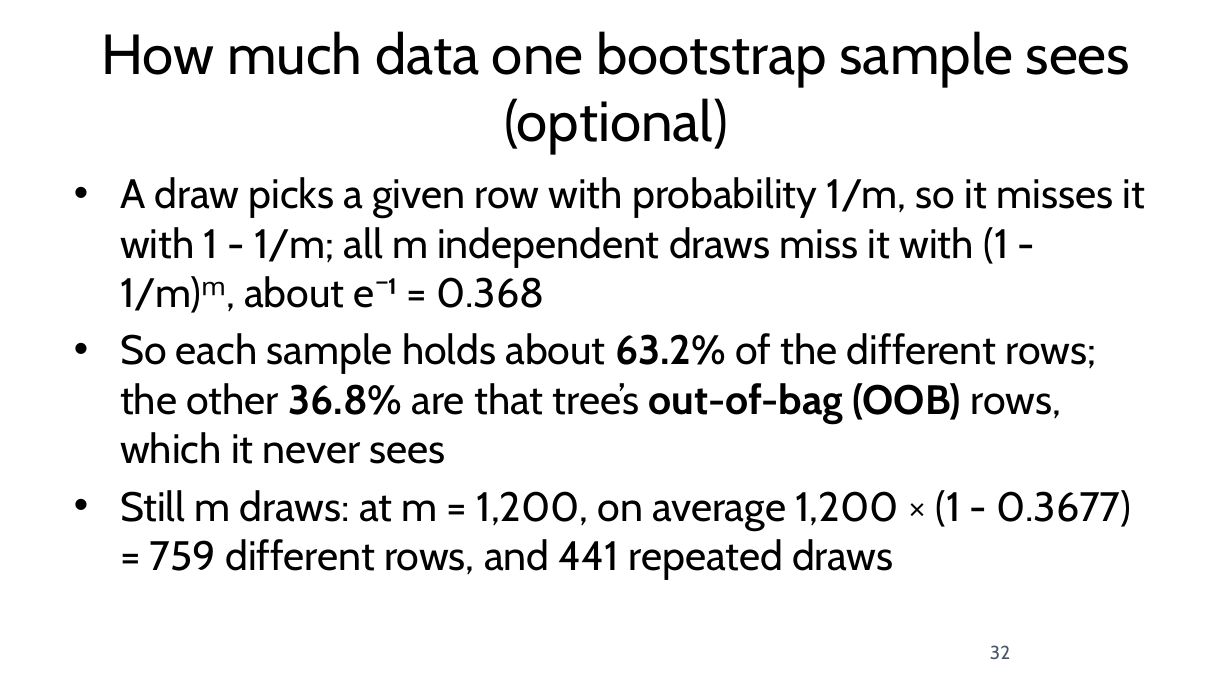
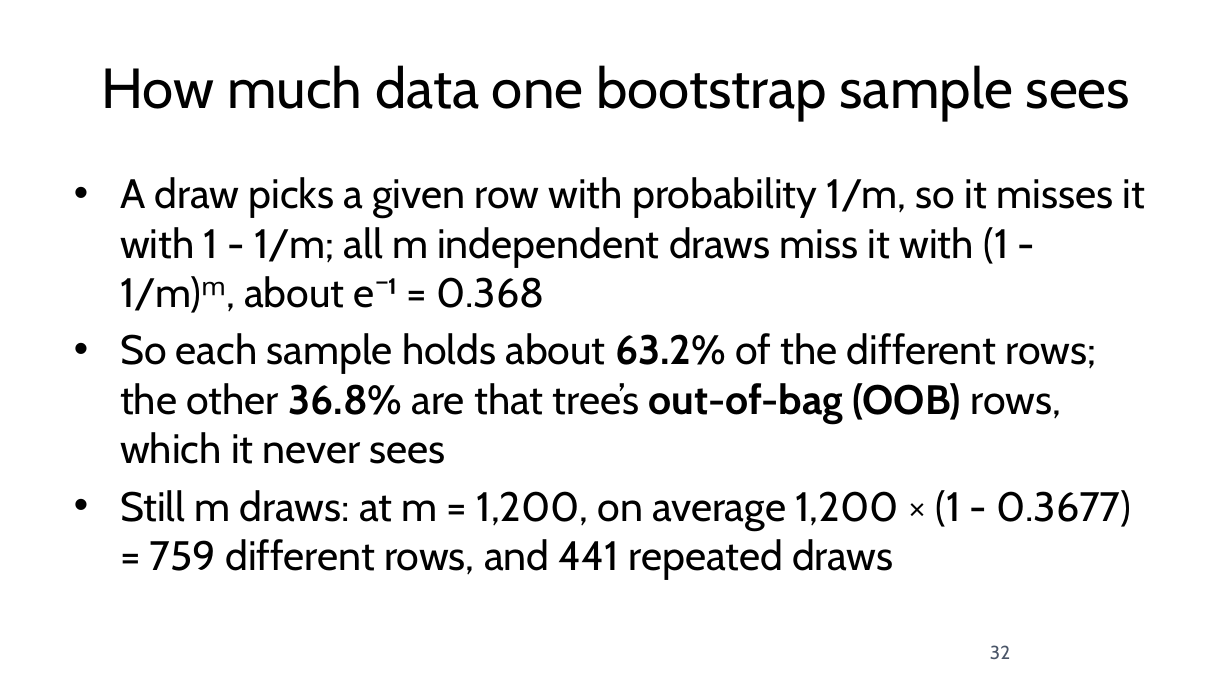
Before and after one commit to fabioantonini/technologies-for-artificial-intelligence, a slide deck: slide 32 of Lessons/07_trees_and_ensembles/Slides/trees_and_ensembles_slides.pptx. Drawn at 1232x693 pixels with LibreOffice and Linux fonts; fonts in the diff are those of the drawing; background and template pictures are left out. Boxes give left, top, right and bottom in pixels: in the first picture for what was removed or moved away, otherwise in the second. Text is boxed around its words. In the diff, an @@ line names an element or a change of style, - is before the commit and + after.

```diff
--- a/Lessons/07_trees_and_ensembles/Slides/trees_and_ensembles_slides.pptx
+++ b/Lessons/07_trees_and_ensembles/Slides/trees_and_ensembles_slides.pptx
@@ title at (102,65,1131,121): text changed @@
-How much data one bootstrap sample sees (optional)
+How much data one bootstrap sample sees
```
Also in this commit, not shown: 14 other slides changed, 4 other files.
